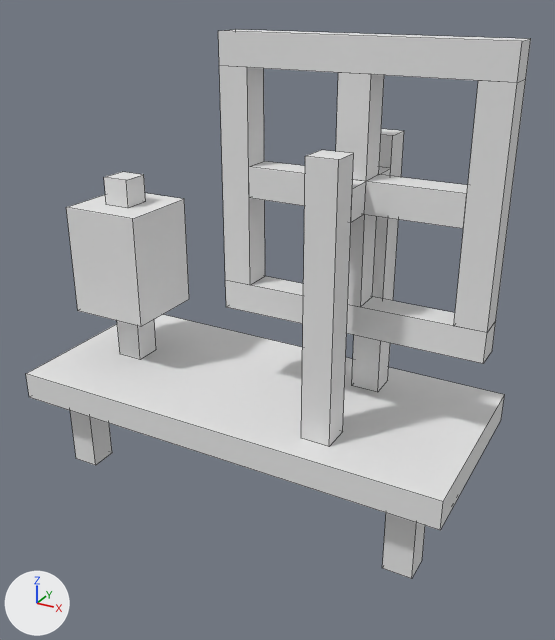
What one commit did to the OBJ model petz/models/petz_spinning_wheel.obj.
Rendered twice from a 50 mm camera at (0.78, -1.363, 0.584) aimed at (0.053, -0.041, -0.077). The axes (+X, +Y, +Z) are drawn at lower left. The lights are the same throughout. Mesh edges are drawn as thin lines. Where no turn or scale is listed for an object, it has been applied to the vertices. Vertices at the same position are counted once.

Names of what the first picture shows: 'converted_out'.
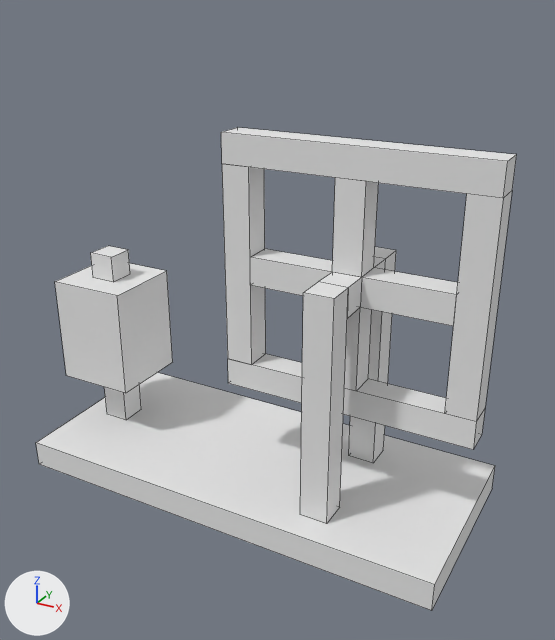
Changed parts and their boxes [x1, y1, x2, y2] in the pictures (555 x 640 px; the box of a moved part takes in the faces that stretch with it):
'converted_out', reshaped (12% shorter): before [26, 29, 531, 579]; after [36, 127, 516, 611]
part 1 of me_converted_out, added: after [374, 257, 385, 270]
part 2 of me_converted_out, added: after [349, 247, 396, 463]
part 3 of me_converted_out, moved or reshaped: before [26, 314, 505, 530]; after [36, 372, 495, 611]
part 4 of me_converted_out, moved or reshaped: before [117, 320, 156, 360]; after [104, 385, 141, 420]
part 5 of me_converted_out, moved or reshaped: before [66, 193, 189, 327]; after [55, 263, 172, 393]
part 6 of me_converted_out, moved or reshaped: before [104, 172, 146, 208]; after [91, 246, 130, 282]
part 7 of me_converted_out, deleted: before [70, 73, 496, 579]
part 8 of me_converted_out, moved or reshaped: before [218, 29, 531, 446]; after [221, 127, 516, 524]

The change in detail:
me_converted_out is used by ob_converted_out; location (0.0, 0.0, 0.0).
me_converted_out had 148 vertices, 114 faces and spanned x -0.5..0.5, y -0.25..0.187, z -0.5..0.5.
me_converted_out now has 108 vertices, 90 faces and spans x -0.5..0.5, y -0.25..0.187, z -0.5..0.312.
me_converted_out part 1: a new loose piece, a box spanning x 0.188..0.25, y 0.0..0.063, z 0.0..0.062, in mat_none (white #e7e7e7).
me_converted_out part 2: a new loose piece, a box spanning x 0.188..0.25, y 0.062..0.125, z -0.438..0.062, in mat_none (white #e7e7e7).
me_converted_out part 3: the loose piece of 8 vertices spanning x -0.5..0.5, y -0.25..0.187, z -0.312..-0.25 is moved by (0.0, 0.0, -0.187).
me_converted_out part 4: the loose piece of 8 vertices spanning x -0.375..-0.312, y -0.063..0.0, z -0.25..-0.125 is moved by (-0.062, 0.0, -0.188).
me_converted_out part 5: the loose piece of 8 vertices spanning x -0.438..-0.25, y -0.125..0.063, z -0.125..0.125 is moved by (-0.062, 0.0, -0.188).
me_converted_out part 6: the loose piece of 8 vertices spanning x -0.375..-0.312, y -0.062..0.0, z 0.125..0.188 is moved by (-0.062, 0.0, -0.188).
me_converted_out part 7: 7 loose pieces with 56 vertices, spanning x -0.438..0.5, y -0.188..0.125, z -0.5..0.438, are deleted.
Part 8, on me_converted_out:
44 vertices are removed from x -0.063..0.5, y -0.188..0.063, z -0.25..0.5.
47 faces are deleted.
30 vertices are added at x -0.062..0.5, y -0.188..0.0, z -0.438..0.312.
14 new vertices lie (0.062, 0.0, 0.0) away from vertices in x -0.062..0.438, y -0.188..0.0, z -0.438..0.25.
53 new faces join them.
